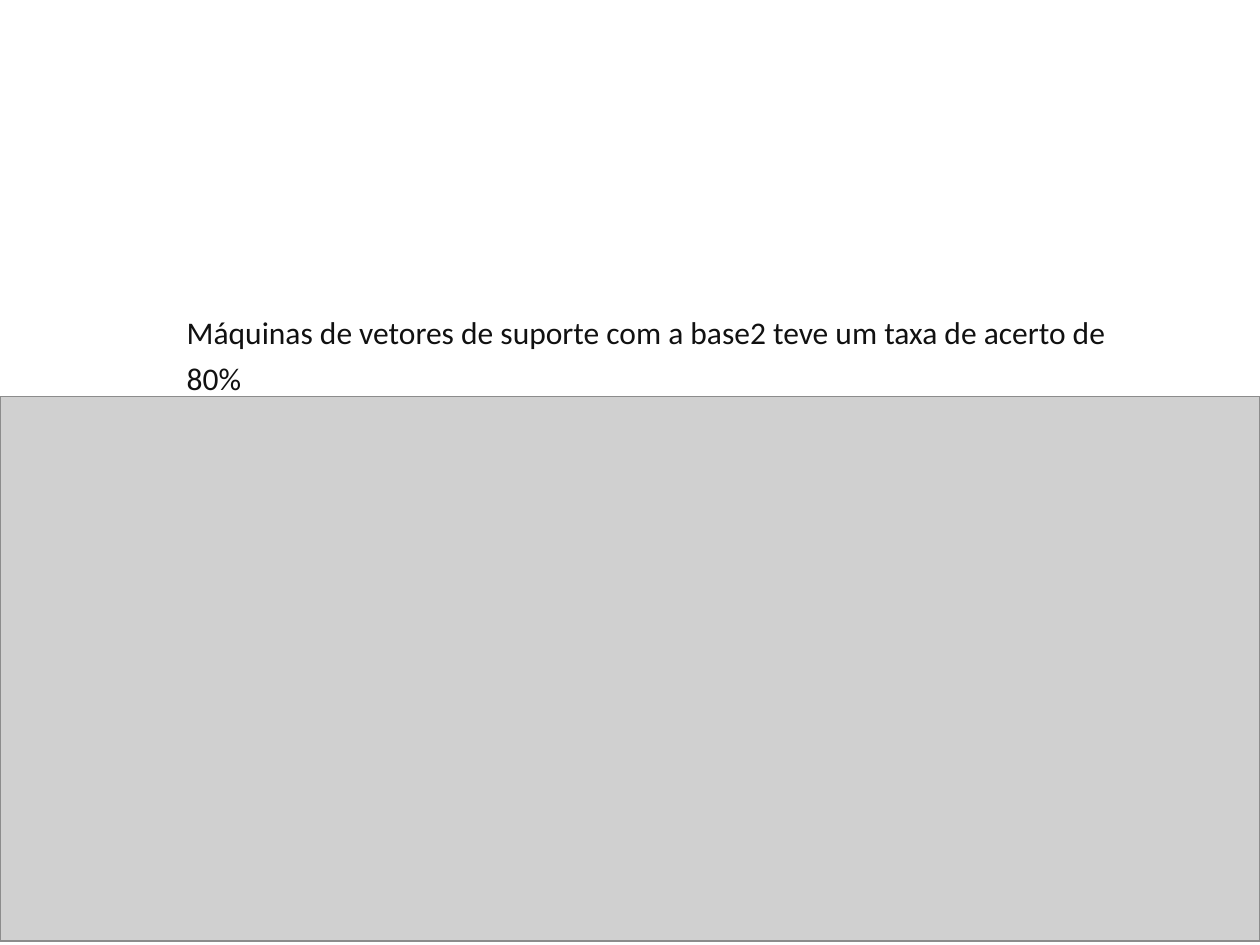
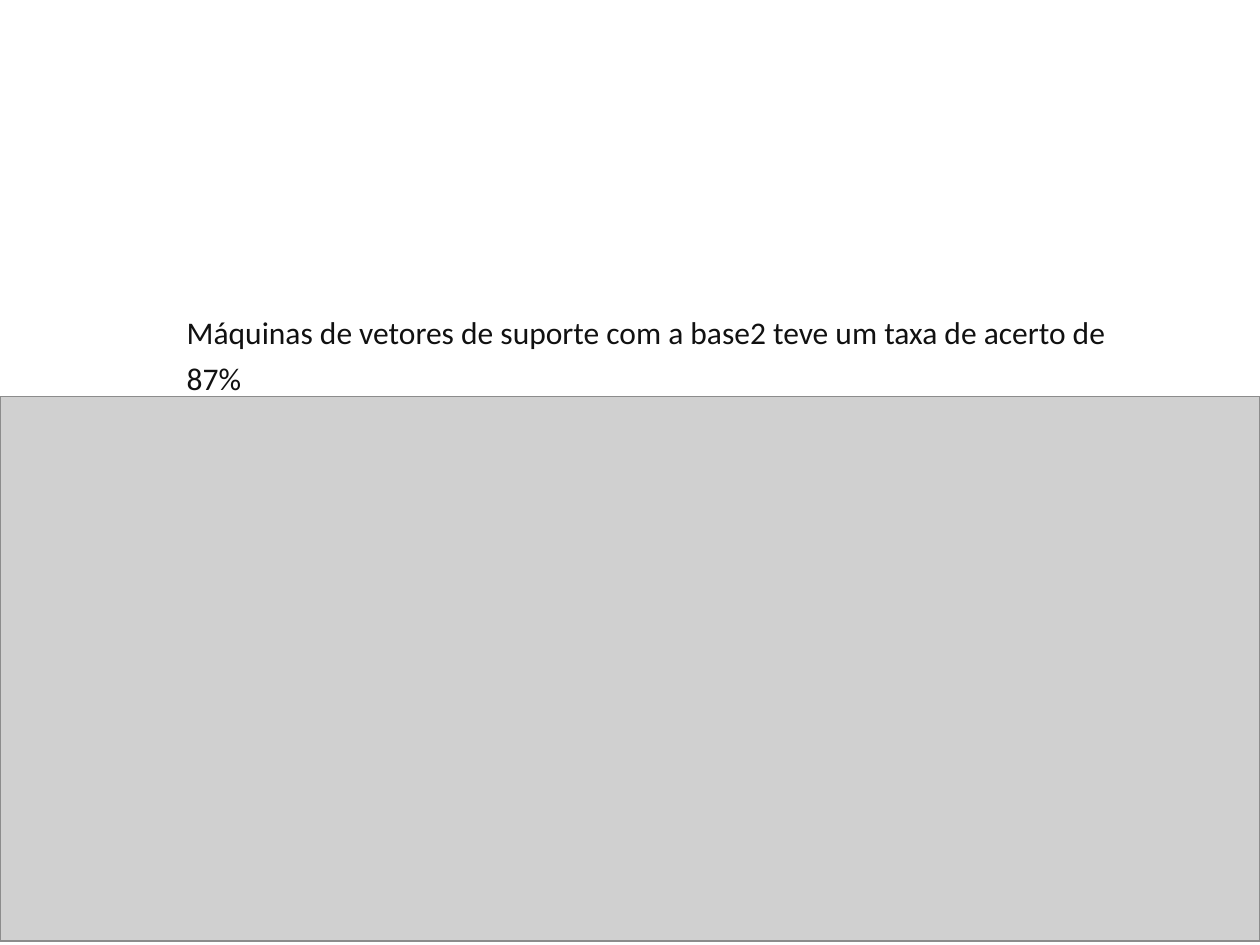
Before and after one commit to marcos901/Projeto-TCC, a slide deck: slide 30 of Parte escrita/Apresentação1.odp. Drawn at 1260x945 pixels with LibreOffice and Linux fonts; fonts in the diff are those of the drawing; grey boxes stand for pictures; background and template pictures are left out. Boxes give left, top, right and bottom in pixels: in the first picture for what was removed or moved away, otherwise in the second. Text is boxed around its words. In the diff, an @@ line names an element or a change of style, - is before the commit and + after.

```diff
--- a/Parte escrita/Apresentação1.odp
+++ b/Parte escrita/Apresentação1.odp
@@ text at [187, 322, 1105, 397]: text changed @@
-● Máquinas de vetores de suporte com a base2 teve um taxa de acerto de 80%
+● Máquinas de vetores de suporte com a base2 teve um taxa de acerto de 87%
```
Also in this commit, not shown: 7 other slides changed, 4 other files.
